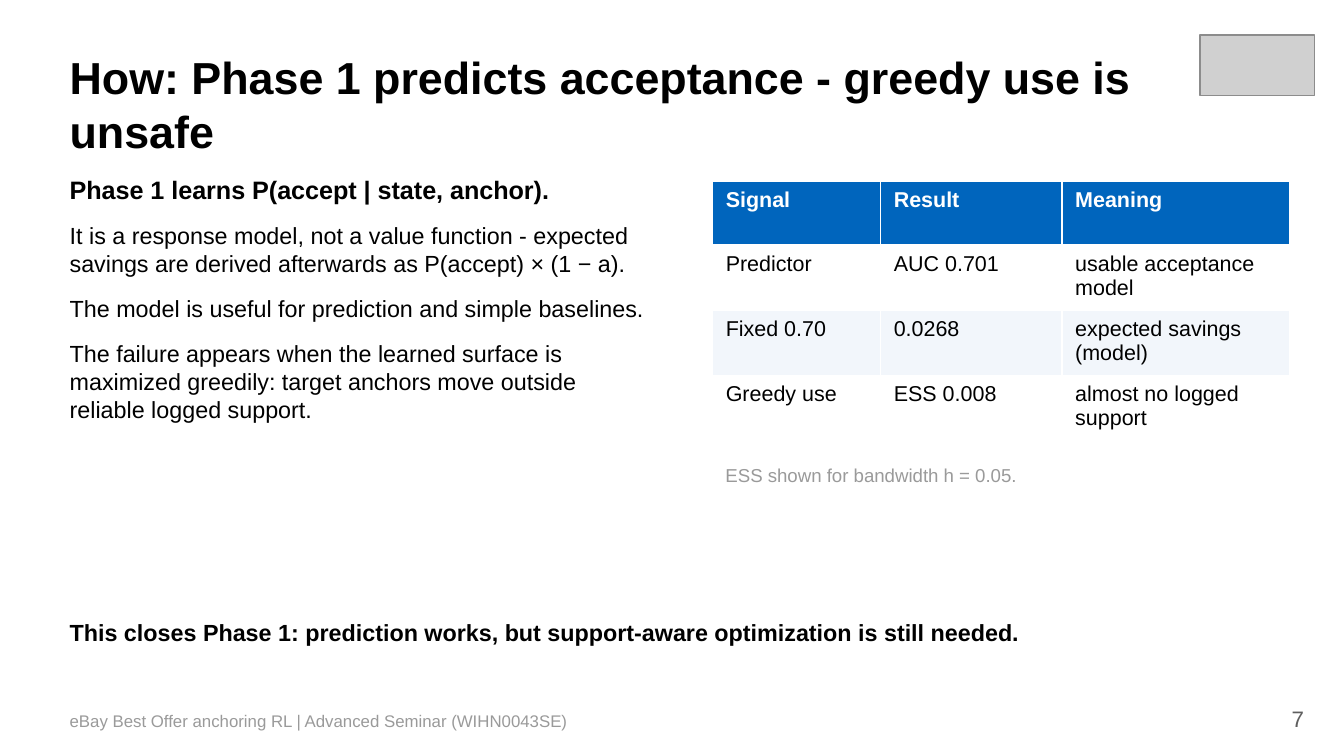
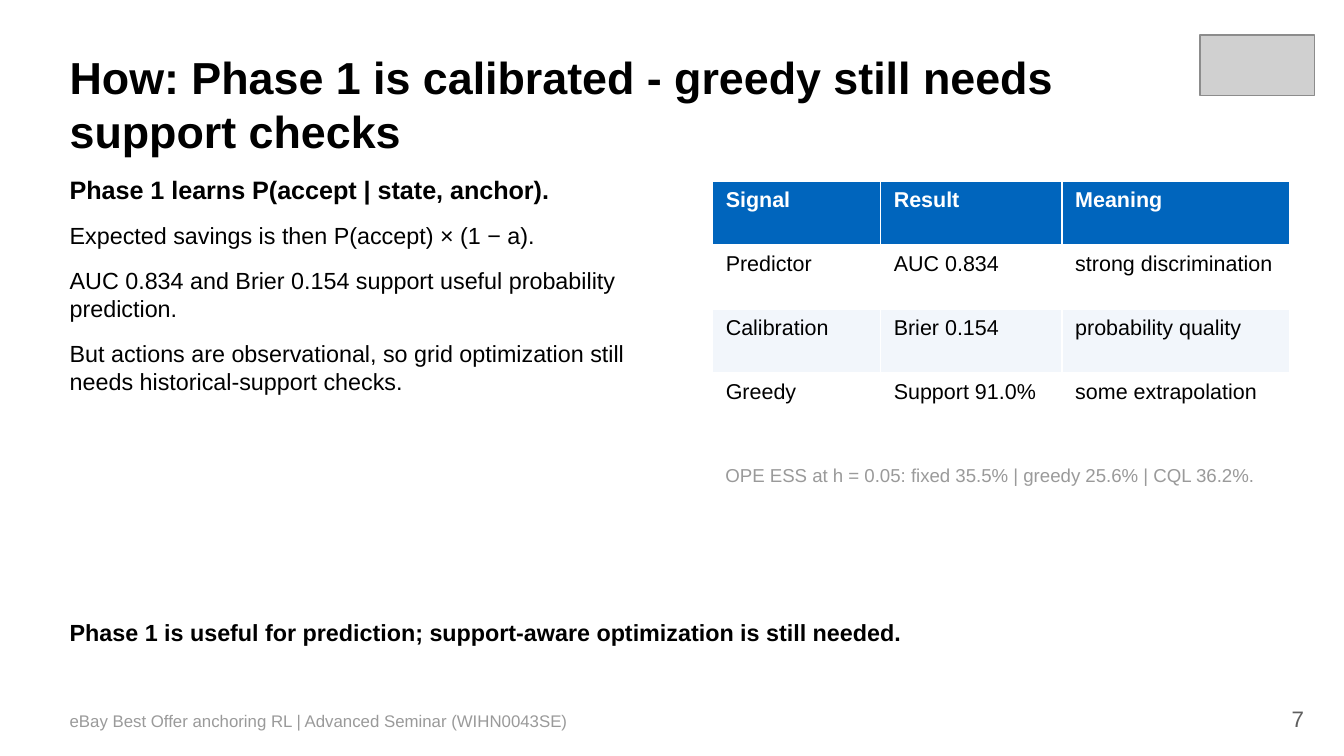
Before and after one commit to soluthan/ebay-anchoring-rl-final, a slide deck: slide 7 of report/ebay_anchoring_rl_presentation.pptx. Drawn at 1344x756 pixels with LibreOffice and Linux fonts; fonts in the diff are those of the drawing; grey boxes stand for pictures. Boxes give left, top, right and bottom in pixels: in the first picture for what was removed or moved away, otherwise in the second. Text is boxed around its words. In the diff, an @@ line names an element or a change of style, - is before the commit and + after.

```diff
--- a/report/ebay_anchoring_rl_presentation.pptx
+++ b/report/ebay_anchoring_rl_presentation.pptx
@@ text at [70, 61, 1052, 157]: text changed @@
-How: Phase 1 predicts acceptance - greedy use is unsafe
+How: Phase 1 is calibrated - greedy still needs support checks
@@ table at [712, 181, 1290, 437] @@
-row 2, column 2: AUC 0.701
+row 2, column 2: AUC 0.834
-row 2, column 3: usable acceptance model
+row 2, column 3: strong discrimination
-row 3: Fixed 0.70 | 0.0268 | expected savings (model)
+row 3: Calibration | Brier 0.154 | probability quality
-row 4: Greedy use | ESS 0.008 | almost no logged support
+row 4: Greedy | Support 91.0% | some extrapolation
@@ text at [70, 227, 624, 395]: text changed @@
-It is a response model, not a value function - expected savings are derived afterwards as P(accept) × (1 − a).
-The model is useful for prediction and simple baselines.
-The failure appears when the learned surface is maximized greedily: target anchors move outside reliable logged support.
+Expected savings is then P(accept) × (1 − a).
+AUC 0.834 and Brier 0.154 support useful probability prediction.
+But actions are observational, so grid optimization still needs historical-support checks.
@@ text at [725, 468, 1254, 486]: text changed @@
-ESS shown for bandwidth h = 0.05.
+OPE ESS at h = 0.05: fixed 35.5% | greedy 25.6% | CQL 36.2%.
@@ text at [70, 624, 901, 646]: text changed @@
-This closes Phase 1: prediction works, but support-aware optimization is still needed.
+Phase 1 is useful for prediction; support-aware optimization is still needed.
```
Also in this commit, not shown: 6 other slides changed, 1 slide removed, 25 other files.
